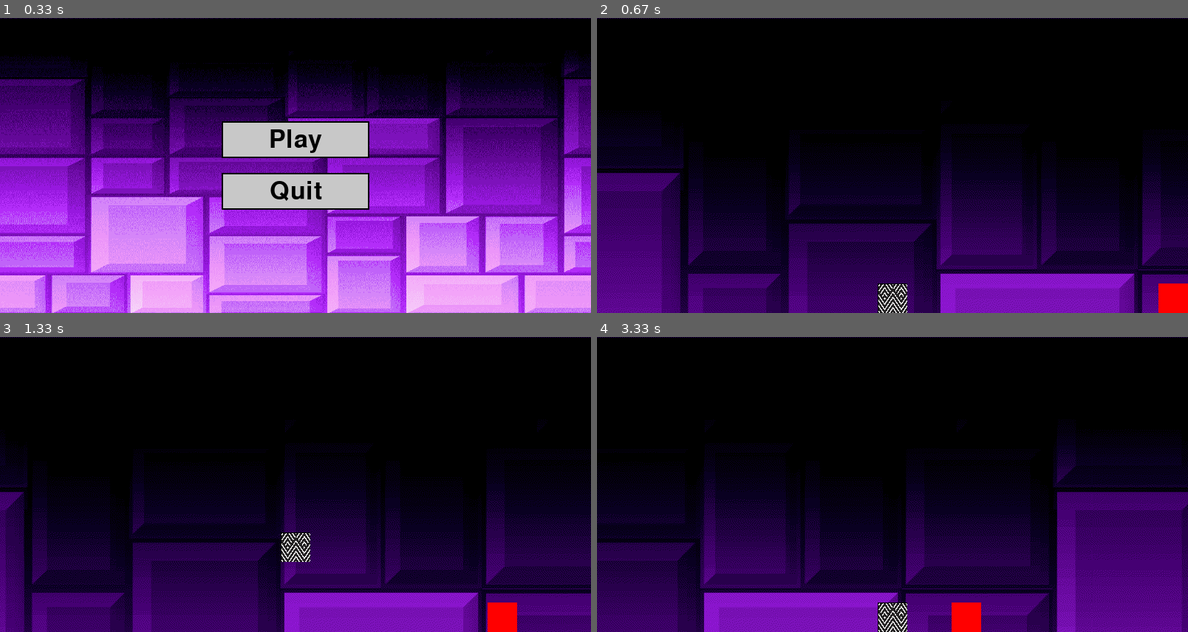
Above: before the commit, frames 1-4 (two rows, left to right).
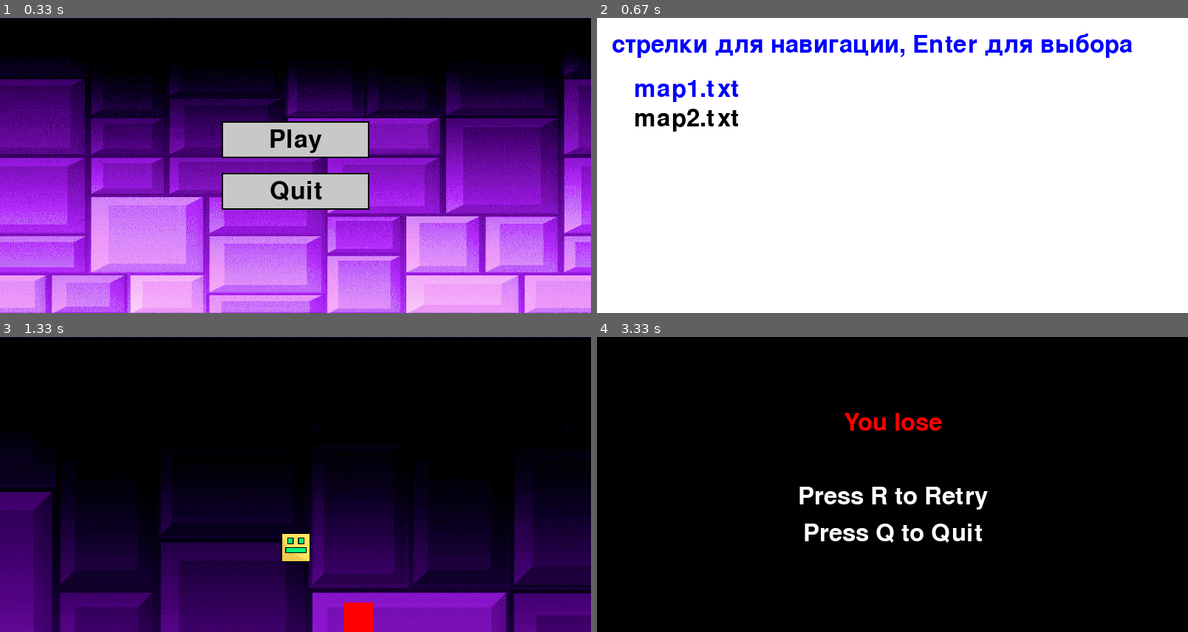
Above: after the commit, the same moments.

Repository: S7b0t4/pyGameGeometryDesh
Game: pygame game, started from geometry_dash.py
Same seed, same stepped clock (60 frames per second), same inputs: the game is played once before the commit and once after it.
Inputs (mouse positions are in pixels of both pictures, inside the frame that each line leads up to):
- Up to frame 1 (0.33 s): no input
- Up to frame 2 (0.67 s): press the mouse at (892, 138) at 0.37 s; move the mouse to (963, 147) at 0.47 s; release the mouse at (1028, 159) at 0.6 s
- Up to frame 3 (1.33 s): tap Enter at 0.67 s; hold Space from 1 s (still down); hold Right from 1 s (still down)
- Up to frame 4 (3.33 s): release Space at 1.47 s; release Right at 1.47 s; tap R at 1.5 s; hold Right 1.83-2.3 s

Frame 1 is identical in both runs. In frame 2, 100% of the frame differs, in the area x 0-100%, y 0-100%; in frame 3, 28%; in frame 4, 53%.

Commit message:
feat: last commit

Diff:
--- a/game_logic.py
+++ b/game_logic.py
@@ -1,5 +1,6 @@
 import pygame
 import sys
+import os
 
 # Инициализация Pygame
 pygame.init()
@@ -16,13 +17,14 @@
 GRAY = (200, 200, 200)
 RED = (255, 0, 0)
 BLUE = (0, 0, 255)
+GREEN = (0, 128, 0)
 
 # Загрузка текстур
 platform_img = pygame.Surface((TILE_SIZE, TILE_SIZE))
 platform_img.fill(GRAY)
 
-jump_platform_img = pygame.Surface((TILE_SIZE, TILE_SIZE))
-jump_platform_img.fill((0, 128, 255))
+finish = pygame.Surface((TILE_SIZE, TILE_SIZE))
+finish.fill((0, 128, 255))
 
 spike_img = pygame.Surface((TILE_SIZE, TILE_SIZE))
 spike_img.fill(RED)
@@ -41,6 +43,8 @@
 background_x1 = 0  # Начальная позиция первого фона
 background_x2 = background_width  # Начальная позиция второго фона
 background_speed = 2
+
+font = pygame.font.SysFont(None, 48)
 
 
 def reset_background():
@@ -78,25 +82,32 @@
 
             if tile == '1':  # Базовая платформа
                 screen.blit(platform_img, (x, y))
-            elif tile == '2':  # Прыжковая платформа
-                screen.blit(jump_platform_img, (x, y))
+            elif tile == '2':  # Финиш
+                screen.blit(finish, (x, y))
             elif tile == '3':  # Шипы
                 screen.blit(spike_img, (x, y))
 
 
 def reset_game():
-    # Сброс состояния игрока и игры
     global player_x, player_y, player_vel_y, on_ground
-    player_x = 100  # Начальная позиция по X
+    player_x = 100
     player_y = HEIGHT - player_height - 100  # Начальная позиция по Y
     player_vel_y = 0  # Начальная вертикальная скорость
     on_ground = True  # Начальное состояние (игрок на земле)
     reset_background()
 
 
-def show_game_over():
+def show_game_over(isWin):
     font = pygame.font.SysFont(None, 48)
-    text = font.render('Game Over', True, RED)
+    text = ""
+    color = "RED"
+    if (isWin):
+        text = "You win"
+        color = "GREEN"
+    else:
+        text = "You lose"
+        color = "RED"
+    text = font.render(text, True, color)
     retry_text = font.render('Press R to Retry', True, WHITE)
     quit_text = font.render('Press Q to Quit', True, WHITE)
 
@@ -133,6 +144,49 @@
 player_jump = 15
 player_vel_y = 0
 on_ground = True
+game_map = "maps/map2.txt"
+
+
+def draw_text(text, x, y, color=BLACK):
+    rendered_text = font.render(text, True, color)
+    screen.blit(rendered_text, (x, y))
+
+
+def map_selection_menu():
+    global game_map
+    maps_dir = "./maps"  # Папка с картами
+    maps = [f for f in os.listdir(maps_dir) if f.endswith(".txt")]
+
+    selected_index = 0  # Индекс выбранной карты
+
+    running = True
+    while running:
+        screen.fill(WHITE)
+
+        draw_text(
+            "стрелки для навигации, Enter для выбора", 20, 20, BLUE)
+
+        # Отображение списка карт
+        for i, map_name in enumerate(maps):
+            color = BLUE if i == selected_index else BLACK
+            draw_text(map_name, 50, 80 + i * 40, color)
+
+        pygame.display.flip()
+
+        # Обработка событий
+        for event in pygame.event.get():
+            if event.type == pygame.QUIT:
+                pygame.quit()
+                sys.exit()
+            if event.type == pygame.KEYDOWN:
+                if event.key == pygame.K_DOWN:
+                    selected_index = (selected_index + 1) % len(maps)
+                if event.key == pygame.K_UP:
+                    selected_index = (selected_index - 1) % len(maps)
+                if event.key == pygame.K_RETURN:
+                    game_map =  load_map(os.path.join(maps_dir, maps[selected_index]))
+                    game_loop()
+                    return
 
 
 def jump():
@@ -184,18 +238,24 @@
             if tile == '3':  # Шипы
                 if player_x + player_width > tile_x and player_x < tile_x + TILE_SIZE:
                     if player_y + player_height > tile_y and player_y < tile_y + TILE_SIZE:
-                        show_game_over()
+                        show_game_over(False)
+
+            if tile == '2':  # Финиш
+                if player_x + player_width > tile_x and player_x < tile_x + TILE_SIZE:
+                    if player_y + player_height > tile_y and player_y < tile_y + TILE_SIZE:
+                        show_game_over(True)
 
     if not on_ground_temp:
         player_vel_y += 1
     else:
         player_vel_y = 0
 
+    player_x += player_velocity
+
     keys = pygame.key.get_pressed()
     if keys[pygame.K_RIGHT]:
         player_x += player_velocity
 
-    keys = pygame.key.get_pressed()
     if keys[pygame.K_LEFT]:
         player_x -= player_velocity
 
@@ -218,8 +278,7 @@
 
 
 def game_loop():
-    global player_x, player_y, on_ground
-    game_map = load_map("map.txt")
+    global player_x, player_y, on_ground, game_map
     offset_x = 0  # Начальная позиция карты
 
     reset_background()
--- a/geometry_dash.py
+++ b/geometry_dash.py
@@ -1,6 +1,6 @@
 import pygame
 import sys
-from game_logic import game_loop
+from game_logic import map_selection_menu
 
 
 # Инициализация Pygame
@@ -60,7 +60,7 @@
 
 
 def start_game():
-    game_loop()
+    map_selection_menu()
 
 
 def quit_game():
--- a/map.txt
+++ /dev/null
@@ -1,10 +0,0 @@
-00000000000000000000
-0000C000000000000F00
-00000000000000000000
-0000C000000000000F00
-00000000000000000000
-0000C000000000000F00
-00000000000000000000
-0000000000000000000000000000000000000001110000
-00000000000000000000000000000000111000000000000
-000000000000300000000000001113333333333333333333
--- a/map_logic.py
+++ /dev/null
@@ -1,129 +0,0 @@
-import pygame
-import sys
-from map_logic import load_map, draw_map  # Импортируем функции из map_logic.py
-
-# Инициализация Pygame
-pygame.init()
-
-# Настройки экрана
-WIDTH, HEIGHT = 800, 400
-TILE_SIZE = 40  # Размер одного тайла (платформы, шипа)
-screen = pygame.display.set_mode((WIDTH, HEIGHT))
-pygame.display.set_caption("Geometry Dash Level")
-
-# Игрок
-player_width = 40
-player_height = 40
-player_x = 100
-player_y = HEIGHT - player_height - 100
-player_velocity = 5
-player_jump = 15
-player_vel_y = 0
-on_ground = False
-
-# Функция для прыжка
-
-
-def jump():
-    global player_vel_y, on_ground
-    if on_ground:
-        # сила прыжка (отрицательное значение, чтобы прыгнуть вверх)
-        player_vel_y = -15
-        on_ground = False  # Пока персонаж в воздухе, он не на земле
-        print("Jumping! Velocity Y:", player_vel_y)
-
-
-def update_player(game_map):
-    global player_x, player_y, player_vel_y, on_ground
-
-    # Логируем состояние игрока
-    print(f"Player Position: ({player_x}, {player_y}), Velocity: {
-          player_vel_y}, On Ground: {on_ground}")
-
-    # Движение игрока вправо
-    player_x += 5  # скорость вправо
-
-    # Гравитация
-    if not on_ground:
-        player_vel_y += 1  # увеличиваем скорость падения
-        print(f"Applying gravity: Velocity Y: {player_vel_y}")
-    else:
-        player_vel_y = 0  # сбрасываем вертикальную скорость, если на земле
-
-    player_y += player_vel_y
-
-    # Проверка на прыжок
-    keys = pygame.key.get_pressed()
-    if keys[pygame.K_SPACE]:
-        jump()
-
-    # Проверка на столкновение с землей или платформами
-    if player_y >= HEIGHT - player_height:
-        player_y = HEIGHT - player_height
-        on_ground = True  # игрок приземлился на землю
-        print("Player landed on the ground.")
-
-    # Проверка на платформы
-    for row_idx, row in enumerate(game_map):
-        for col_idx, tile in enumerate(row):
-            tile_x = col_idx * TILE_SIZE
-            tile_y = row_idx * TILE_SIZE
-
-            if tile == '1' and tile_x <= player_x < tile_x + TILE_SIZE and tile_y <= player_y < tile_y + TILE_SIZE:
-                # Если игрок на платформе
-                if player_y + player_height <= tile_y + TILE_SIZE:
-                    player_y = tile_y - player_height
-                    on_ground = True  # игрок на платформе
-                    player_vel_y = 0  # сбросить вертикальную скорость
-                    print(
-                        f"Player landed on a platform at ({tile_x}, {tile_y})")
-                    break
-                else:
-                    on_ground = False
-                    print("Player is in the air above platform.")
-            else:
-                on_ground = False
-                print("Player is not on any platform.")
-
-
-def game_loop():
-    global player_x, player_y, on_ground
-    game_map = load_map("map.txt")
-    offset_x = 0  # Начальная позиция карты
-
-    running = True
-    while running:
-        screen.fill((255, 255, 255))  # Заполняем экран белым
-
-        # Обновление игрока, передаем карту для проверки столкновений с платформами
-        update_player(game_map)
-
-        # Смещение карты так, чтобы игрок всегда был в центре
-        offset_x = player_x - WIDTH // 2 + player_width // 2
-
-        keys = pygame.key.get_pressed()
-
-        # Если пробел нажали, вызываем прыжок
-        if keys[pygame.K_SPACE]:
-            jump()
-
-        # Рисуем карту с учетом смещения вправо
-        draw_map(game_map, offset_x, screen)
-
-        # Рисуем игрока
-        pygame.draw.rect(screen, (0, 0, 255), (player_x -
-                         offset_x, player_y, player_width, player_height))
-
-        pygame.display.flip()
-
-        for event in pygame.event.get():
-            if event.type == pygame.QUIT:
-                pygame.quit()
-                sys.exit()
-
-        pygame.time.Clock().tick(60)
-
-
-# Если запустить файл напрямую, запускаем игру
-if __name__ == "__main__":
-    game_loop()
--- /dev/null
+++ b/maps/map1.txt
@@ -0,0 +1,10 @@
+0
+0
+00000000000000000000000000000000000000000000000000000000000000000000000000000000000000000000000000000001
+000000000000000000000000000000000000000000000000000000000000000000000000000000000000000000000000000001
+0000000000000000000000000000000000000000000000000000000000000000000000000000000000000000000000000001
+00000000000000000000000000000000000000000000000000000000000000000000000000000000000000000000000001
+000000000000000000000000000000000000000000000000000000000000000000011110000000000000000000000001000000000
+000000000000000000000000000000000000000111000011100000000011111100333333001111110000000100000100000000000
+000000000000000000000000000000001110000000000000000011100000000000000000000000000000010001110000000000000
+000000000000300000000000001113333333333333333333333333333333333333333333333333330001333333333333333333333000000002
--- /dev/null
+++ b/maps/map2.txt
@@ -0,0 +1,10 @@
+0
+0
+0
+0
+00000000000000000000000000000000000000000000000011
+000000000000000000000000000000000000000000111
+00000000000000000000000000000000000011
+000000000000000000000000000000000001
+00000000000000000000000000000000001000000000000000000000
+000000011131313131111133000010000000000000000003333333233333
Binary file changed: cube.png
Not shown, added: .DS_Store
Not shown, added: geometry_dash.spec
Not shown, removed: hand-drawn-dash-lines-mosaic-seamless-pattern-geometric-broken-line-endless-wallpaper-dashes-motif-doodle-style_97843-10499.avif
